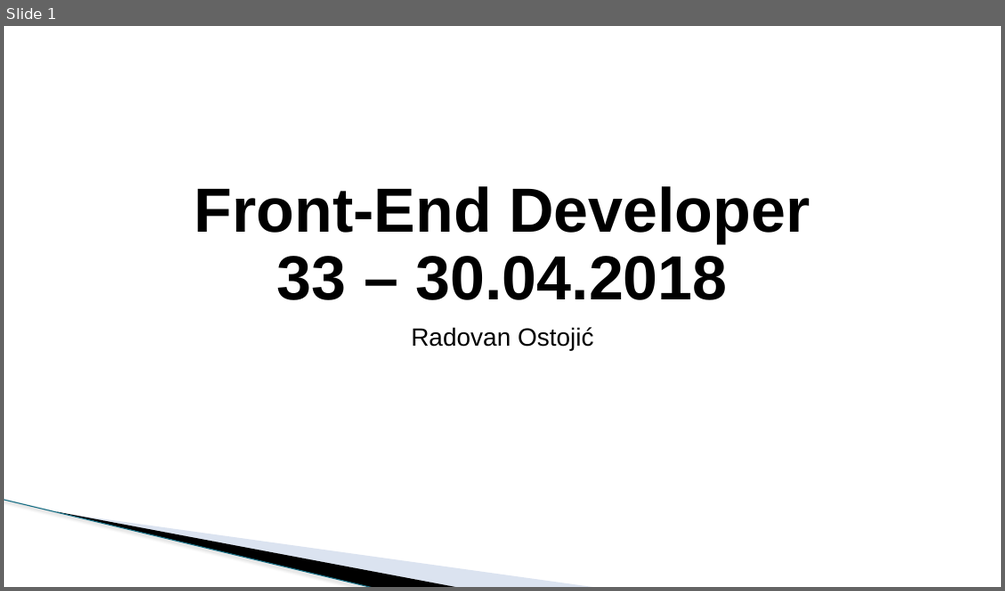
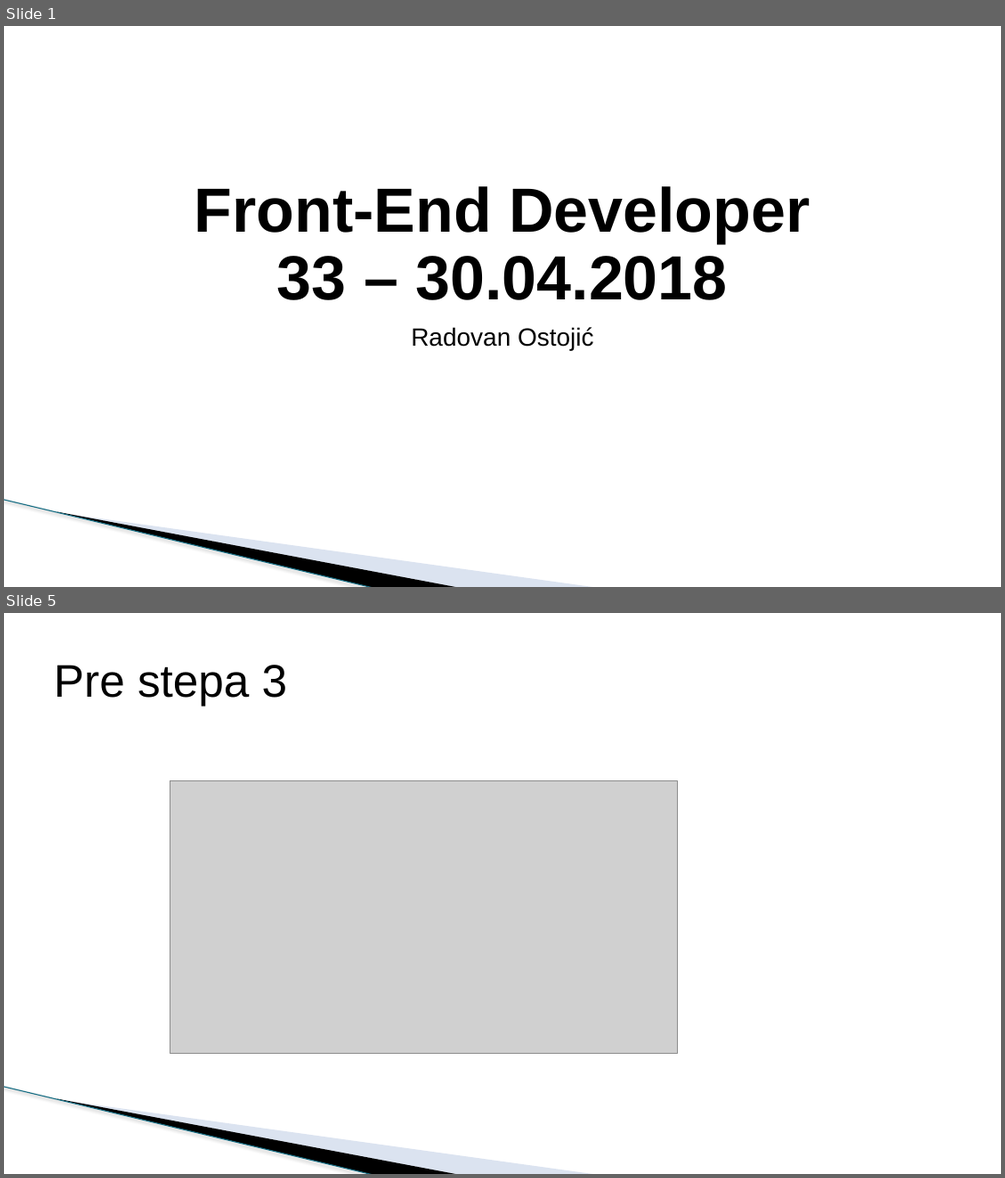
Before and after one commit to todalexcode/kurs-front-end, a slide deck: sesija-33/PPT/Front-End Developer-33.pptx. Shown one above the other, each under a label of ours: slide 1 before the commit, slides 1 and 5 after it; the slides between them are not shown. The pictures are 1005x591 and 1005x1178 pixels, drawn with LibreOffice and Linux fonts; fonts in the diff are those of the drawing; grey boxes stand for pictures; background and template pictures are left out. Boxes give left, top, right and bottom in pixels: in the first picture for what was removed or moved away, otherwise in the second. Text is boxed around its words. In the diff, an @@ line names an element or a change of style, - is before the commit and + after.

```diff
--- a/sesija-33/PPT/Front-End Developer-33.pptx
+++ b/sesija-33/PPT/Front-End Developer-33.pptx
@@ slide 5 added at bbox=[4, 613, 1001, 1174], background #FFFFFF; not listed: 3 template elements that a slide beside it also shows @@
@@ title added at bbox=[54, 665, 288, 706], 44 pt, text #000000 @@
+Pre stepa 3
@@ picture added at bbox=[170, 780, 677, 1053] @@
```
Also in this commit, not shown: 2 slides changed, 2 other slides added, 1 slide removed, 8 other files.
